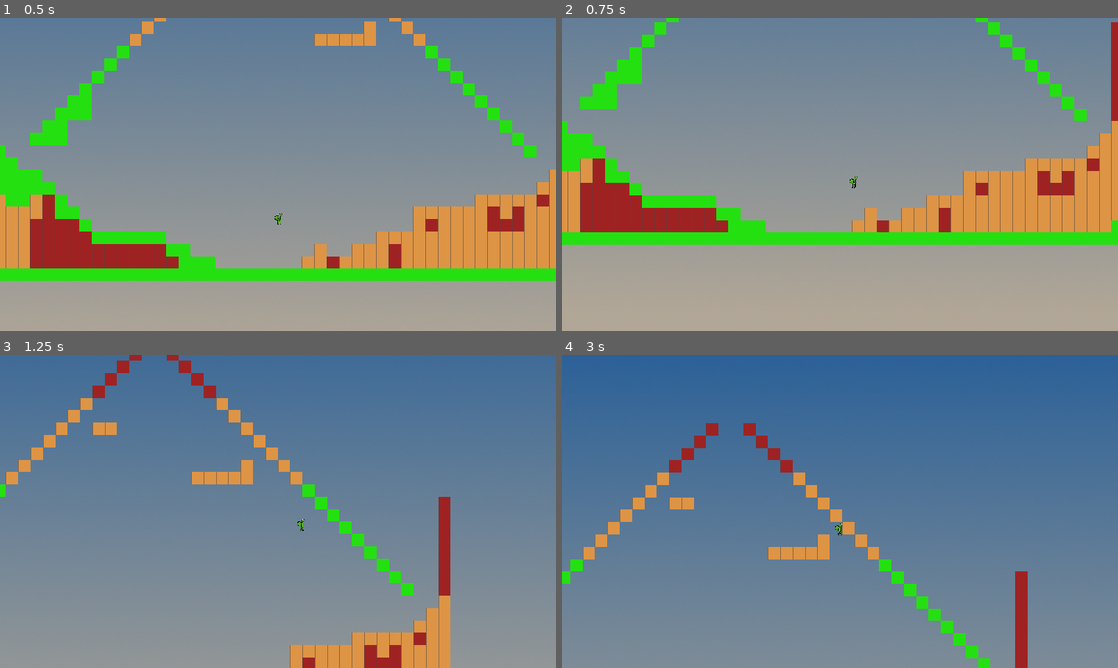
Above: before the commit, frames 1-4 (two rows, left to right).
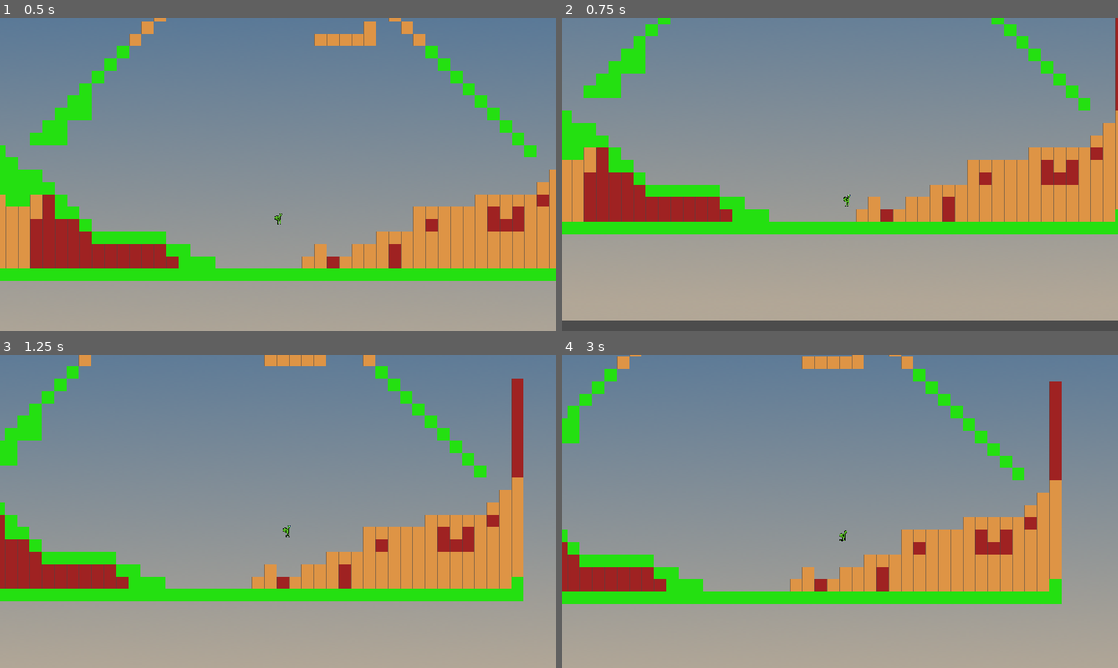
Above: after the commit, the same moments.

Repository: llister15/SCDM
Game: Godot game, scene res://Scenes/Levels/Test Movement World.tscn
Same seed, same stepped clock (60 frames per second), same inputs: the game is played once before the commit and once after it.
Inputs:
- Up to frame 1 (0.5 s): no input
- Up to frame 2 (0.75 s): hold Right (ui_right) from 0.53 s (still down); hold Space (jump) from 0.53 s (still down)
- Up to frame 3 (1.25 s): keep holding Right (ui_right); keep holding Space (jump)
- Up to frame 4 (3 s): release Space (jump) at 1.28 s; tap Space (jump) at 1.35, 1.52, 1.82, 2.85 s; release Right (ui_right) at 2.03 s; hold Left (ui_left) 2.03-2.78 s; hold Space (jump) 2.03-2.78 s; hold Right (ui_right) from 2.78 s (still down)

Frame 1 is identical in both runs. In frame 2, 18% of the frame differs, in the area x 0-100%, y 0-100%; in frame 3, 100%; in frame 4, 100%.

Commit message:
Update Test Movement World.tscn

Diff:
--- a/Scenes/Levels/Test Movement World.tscn
+++ b/Scenes/Levels/Test Movement World.tscn
@@ -87,8 +87,6 @@
 
 [node name="Player" parent="." instance=ExtResource( 2 )]
 position = Vector2( 2, 0 )
-max_speed = 600
-jump_force = 1500
 
 [node name="TileMap" type="TileMap" parent="."]
 tile_set = SubResource( 4 )
